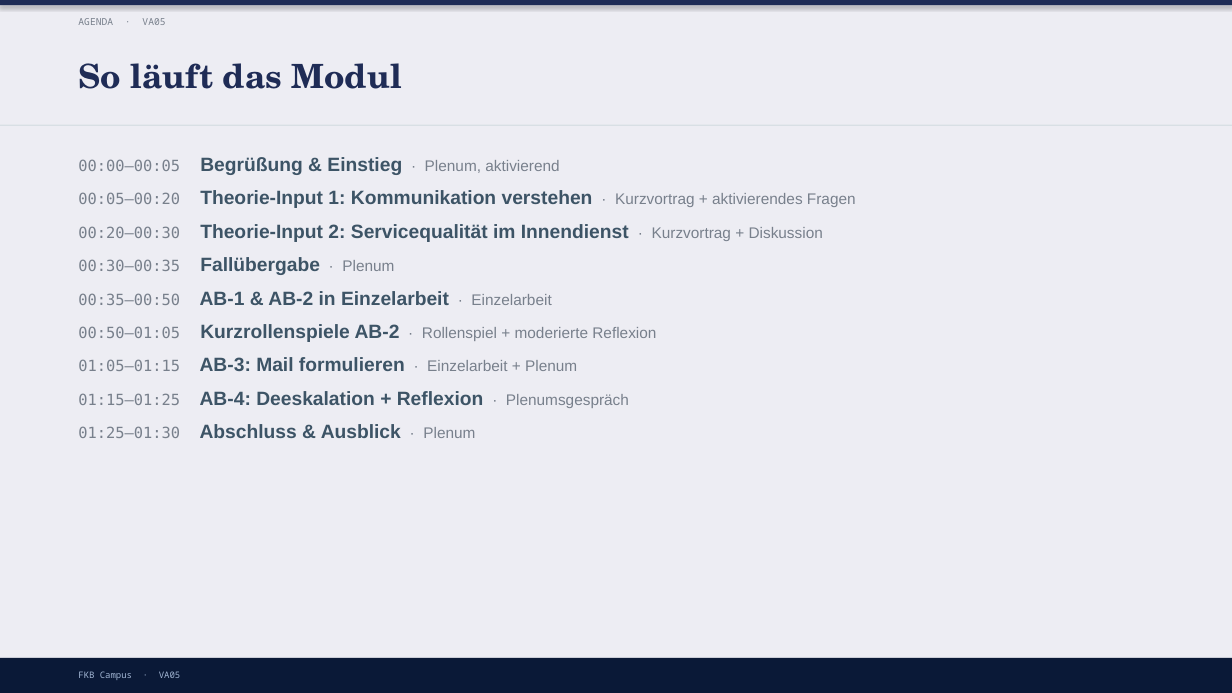
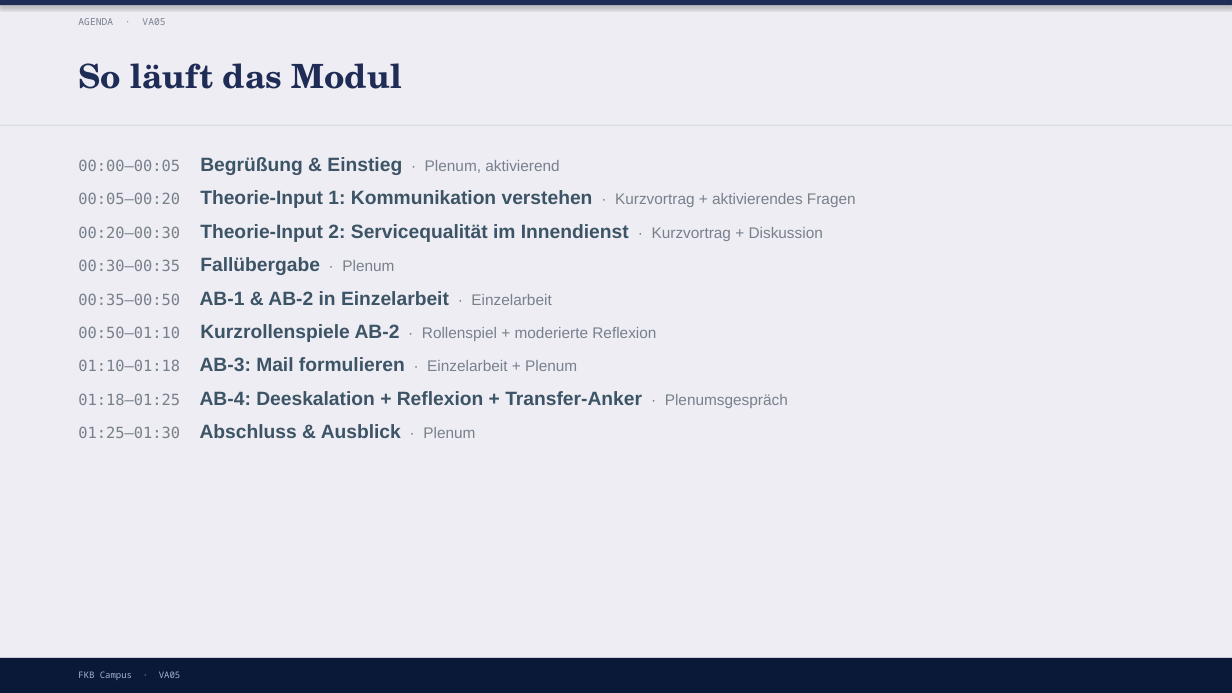
Before and after one commit to ck5rqc47pr-byte/firmenkundenakademie-online, a slide deck: slide 4 of protected-downloads/praesentation/VA05.pptx. Drawn at 1232x693 pixels with LibreOffice and Linux fonts; fonts in the diff are those of the drawing. Boxes give left, top, right and bottom in pixels: in the first picture for what was removed or moved away, otherwise in the second. Text is boxed around its words. In the diff, an @@ line names an element or a change of style, - is before the commit and + after.

```diff
--- a/protected-downloads/praesentation/VA05.pptx
+++ b/protected-downloads/praesentation/VA05.pptx
@@ text at [78,324,788,408]: text changed @@
-00:50–01:05 Kurzrollenspiele AB-2 · Rollenspiel + moderierte Reflexion
-01:05–01:15 AB-3: Mail formulieren · Einzelarbeit + Plenum
-01:15–01:25 AB-4: Deeskalation + Reflexion · Plenumsgespräch
+00:50–01:10 Kurzrollenspiele AB-2 · Rollenspiel + moderierte Reflexion
+01:10–01:18 AB-3: Mail formulieren · Einzelarbeit + Plenum
+01:18–01:25 AB-4: Deeskalation + Reflexion + Transfer-Anker · Plenumsgespräch
```
Also in this commit, not shown: 2 other files.
